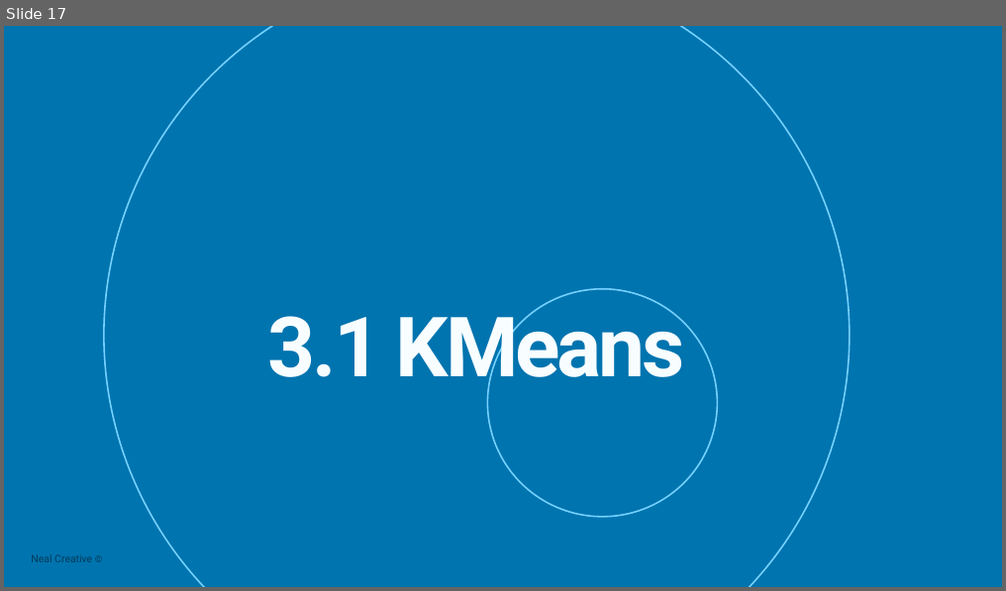
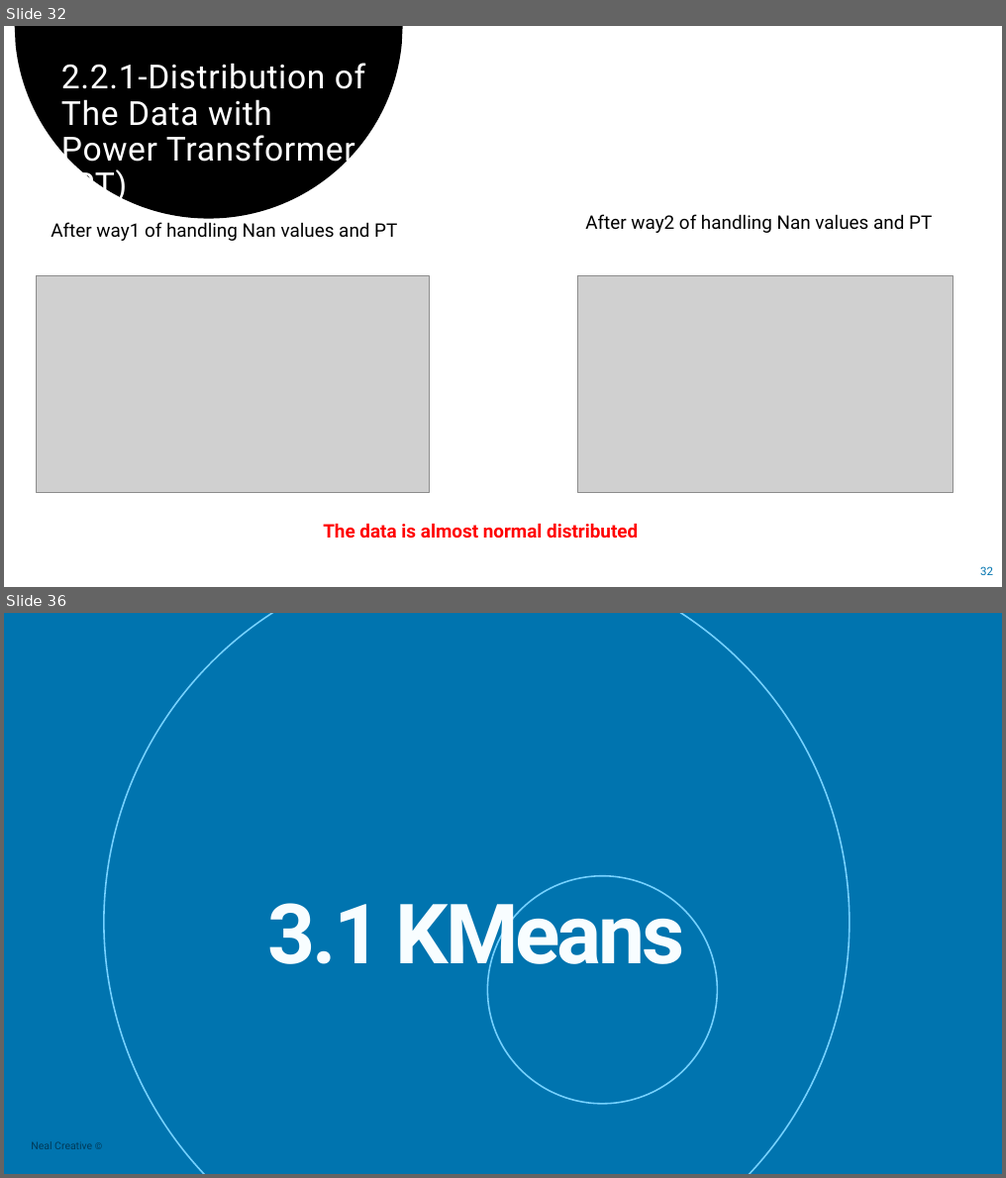
Before and after one commit to Reema-Khaseeb/clustering-credit-card-customer-segmentation, a slide deck: presentation/Credit Card Clustering.pptx. Shown one above the other, each under a label of ours: slide 17 before the commit, slides 32 and 36 after it; the slides between them are not shown. The pictures are 1006x591 and 1006x1178 pixels, drawn with LibreOffice and Linux fonts; fonts in the diff are those of the drawing; grey boxes stand for pictures. Boxes give left, top, right and bottom in pixels: in the first picture for what was removed or moved away, otherwise in the second. Text is boxed around its words. In the diff, an @@ line names an element or a change of style, - is before the commit and + after.

```diff
--- a/presentation/Credit Card Clustering.pptx
+++ b/presentation/Credit Card Clustering.pptx
@@ slide 32 added at bbox=[4, 26, 1002, 587], background #FFFFFF @@
@@ freeform shape added at bbox=[15, 26, 403, 218], fill #000000 @@
@@ title added at bbox=[61, 63, 365, 169], 32 pt, text #FFFFFF @@
+2.2.1-Distribution of The Data with Power Transformer (PT)
@@ text added at bbox=[51, 222, 397, 241], 18 pt, text #000000 @@
+After way1 of handling Nan values and PT
@@ text added at bbox=[585, 214, 932, 233], 18 pt, text #000000 @@
+After way2 of handling Nan values and PT
@@ picture added at bbox=[37, 275, 430, 492] @@
@@ picture added at bbox=[578, 275, 952, 492] @@
@@ text added at bbox=[323, 523, 638, 539], 18 pt, text #FF0000, bold @@
+The data is almost normal distributed
@@ page number added at bbox=[980, 567, 993, 575], 11 pt, text #0074AF @@
+32
@@ what was slide 17 is now slide 36 @@
```
Also in this commit, not shown: 2 slides changed, 27 other slides added, 7 other files.
